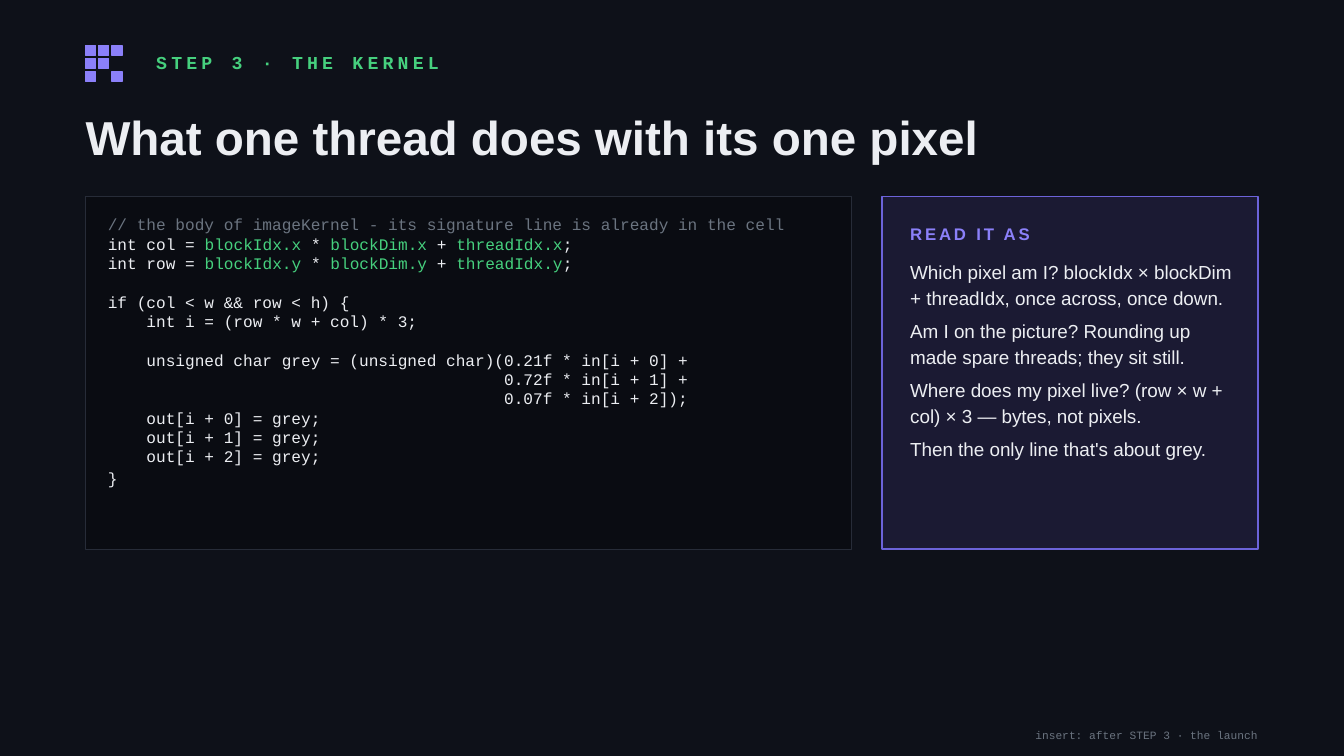
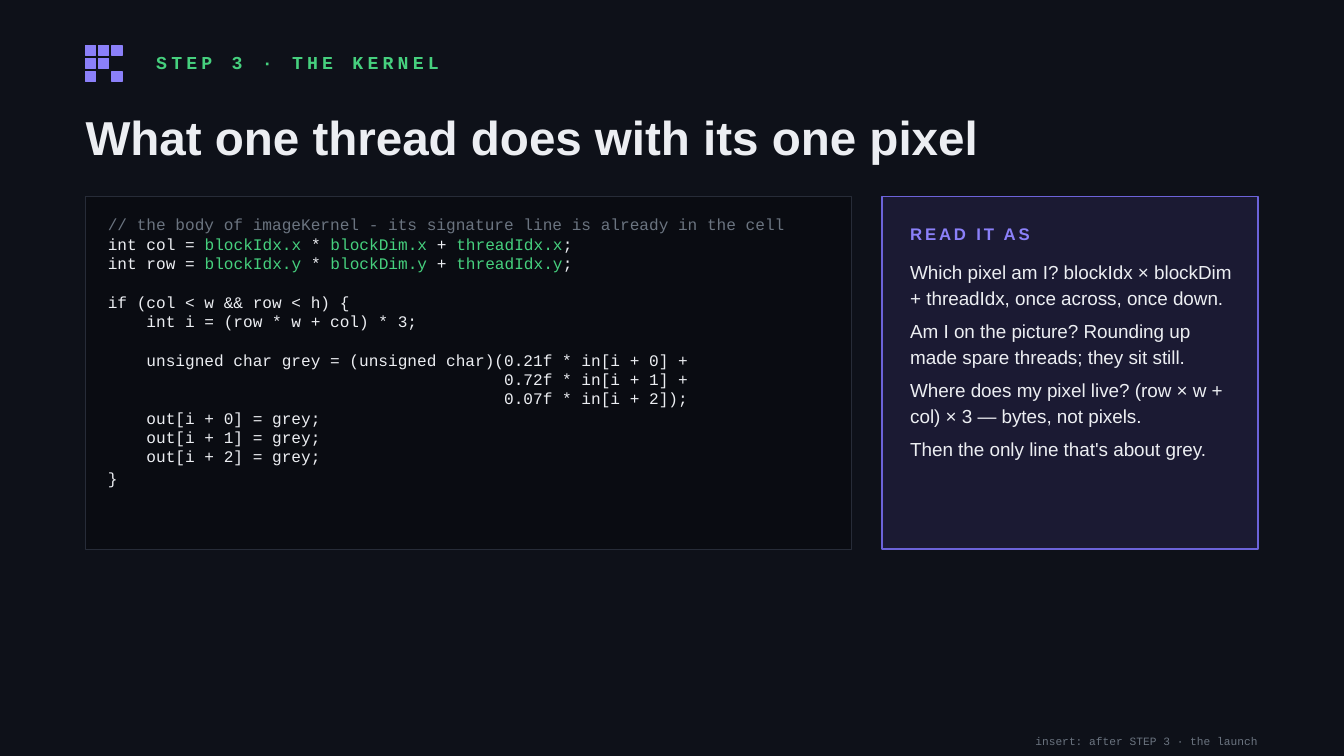
Before and after one commit to daryl-888/Workshop2, a slide deck: slide 5 of slides/step-slides.pptx. Drawn at 1344x756 pixels with LibreOffice and Linux fonts; fonts in the diff are those of the drawing. Boxes give left, top, right and bottom in pixels: in the first picture for what was removed or moved away, otherwise in the second. Text is boxed around its words. In the diff, an @@ line names an element or a change of style, - is before the commit and + after.

```diff
--- a/slides/step-slides.pptx
+++ b/slides/step-slides.pptx
@@ text "insert: after STEP 3 · ...": place and size @@
-text "insert: after STEP 3 · ..." at (1035,732,1257,739)
+text "insert: after STEP 3 · ..." at (1035,737,1257,745)
```
Also in this commit, not shown: 7 other slides changed, 8 other files.
